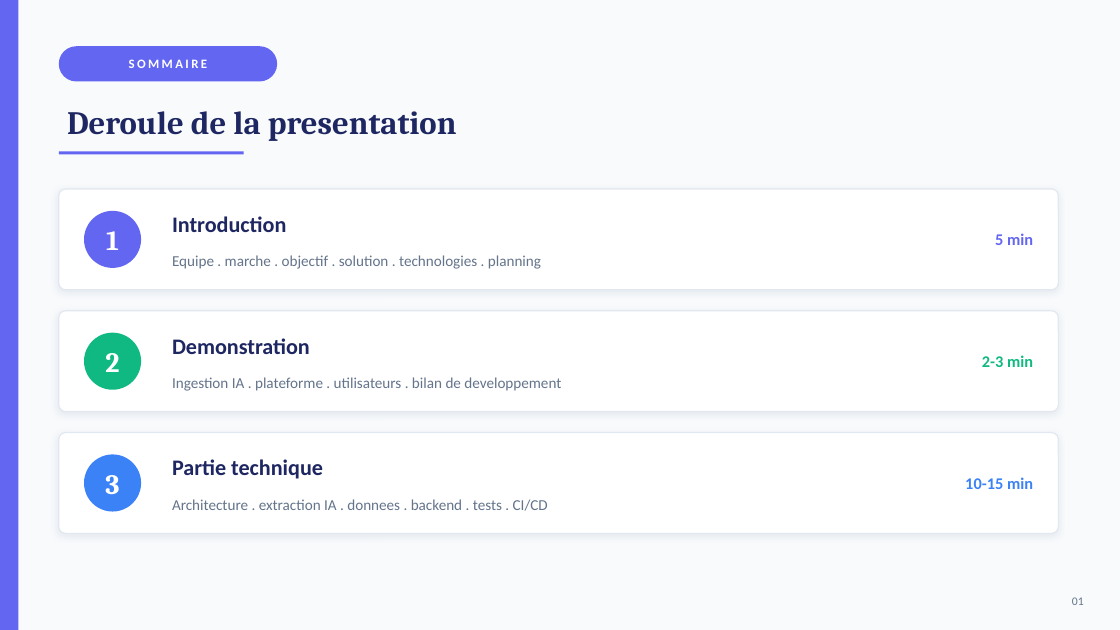
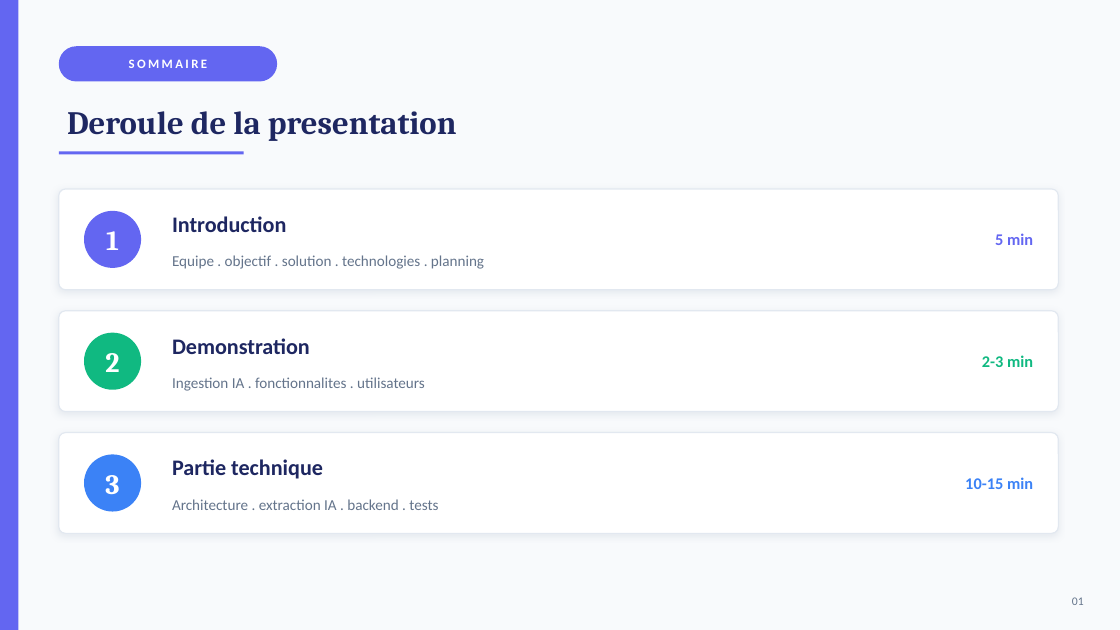
Before and after one commit to philippe-eftekhari/Projet-PIMP, a slide deck: slide 2 of docs/presentation.pptx. Drawn at 1120x630 pixels with LibreOffice and Linux fonts; fonts in the diff are those of the drawing. Boxes give left, top, right and bottom in pixels: in the first picture for what was removed or moved away, otherwise in the second. Text is boxed around its words. In the diff, an @@ line names an element or a change of style, - is before the commit and + after.

Commit message:
Correctifs: ingestion sans auth, .env robuste, presentation 20 slides

```diff
--- a/docs/presentation.pptx
+++ b/docs/presentation.pptx
@@ text at [172,255,484,269]: text changed @@
-Equipe . marche . objectif . solution . technologies . planning
+Equipe . objectif . solution . technologies . planning
@@ text at [172,377,425,391]: text changed @@
-Ingestion IA . plateforme . utilisateurs . bilan de developpement
+Ingestion IA . fonctionnalites . utilisateurs
@@ text at [172,499,438,510]: text changed @@
-Architecture . extraction IA . donnees . backend . tests . CI/CD
+Architecture . extraction IA . backend . tests
```
Also in this commit, not shown: 18 other slides changed, 7 slides removed, 6 other files.
